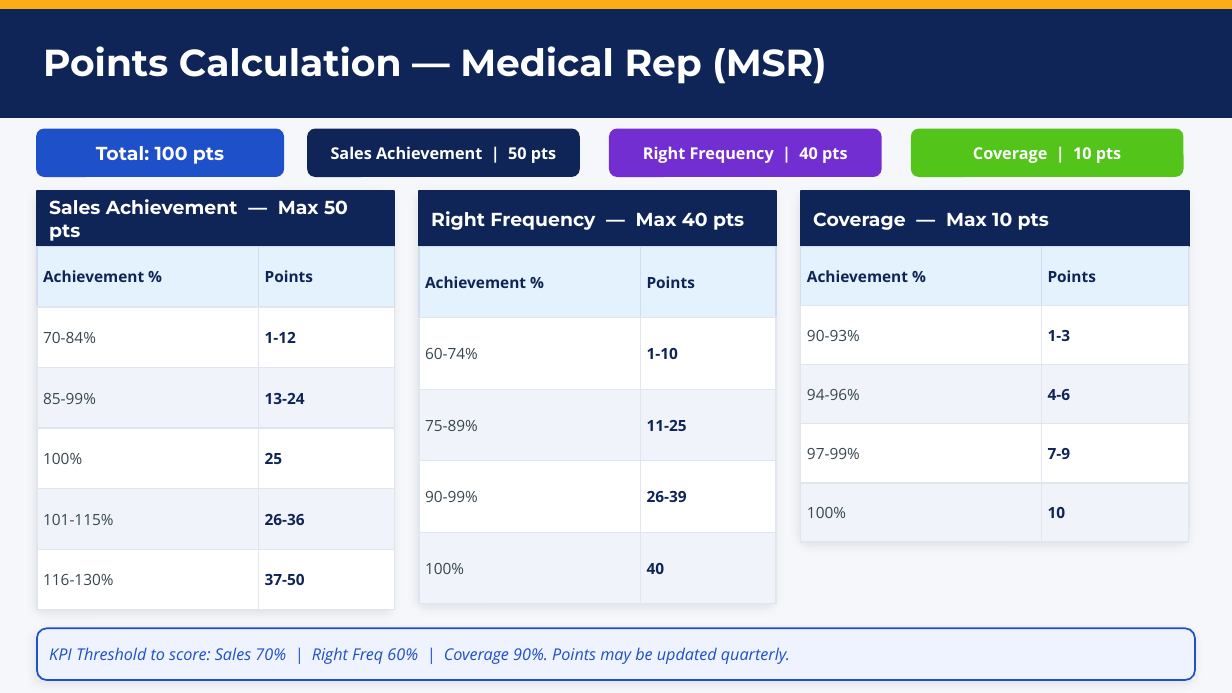
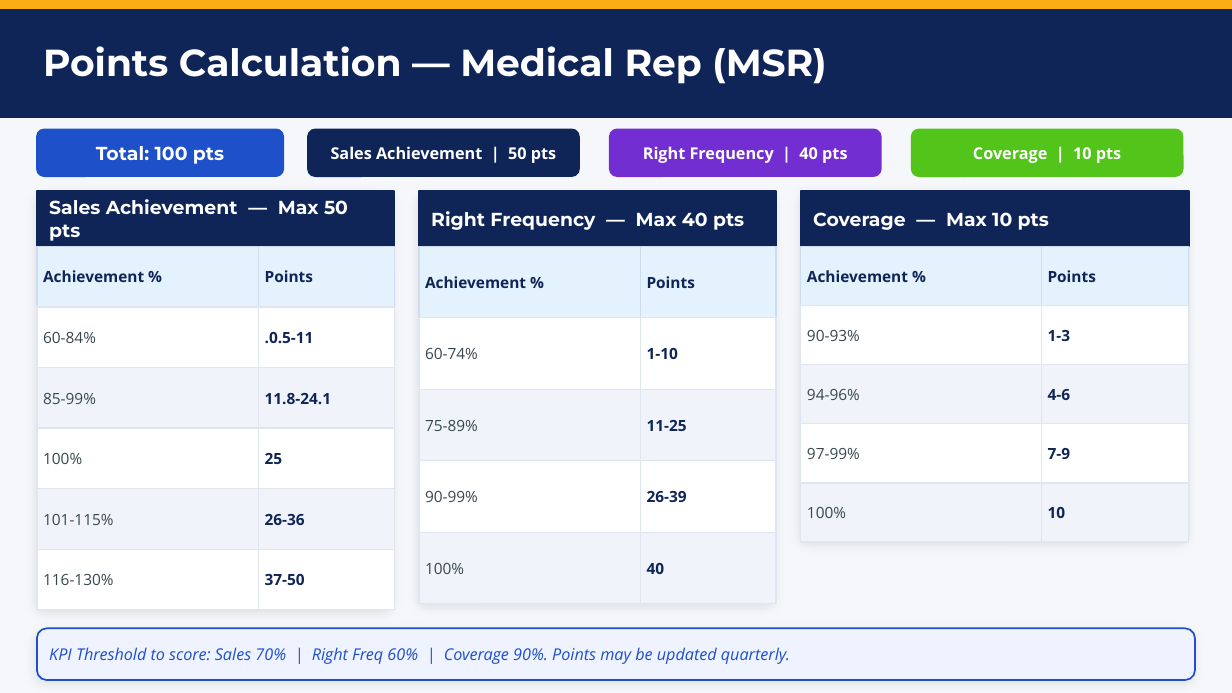
Before and after one commit to ahmedabdallahsfe-ai/zeta-intel-dashboard, a slide deck: slide 6 of zeta sprint/Zeta_Sprint_2026_Complete.pptx (slide 5 before the commit). Drawn at 1232x693 pixels with LibreOffice and Linux fonts; fonts in the diff are those of the drawing. Boxes give left, top, right and bottom in pixels: in the first picture for what was removed or moved away, otherwise in the second. Text is boxed around its words. In the diff, an @@ line names an element or a change of style, - is before the commit and + after.

```diff
--- a/zeta sprint/Zeta_Sprint_2026_Complete.pptx
+++ b/zeta sprint/Zeta_Sprint_2026_Complete.pptx
@@ text at <box>43,332,96,343</box>: text changed @@
-70-84%
+60-84%
@@ text at <box>265,332,314,343</box>: text changed @@
-1-12
+.0.5-11
@@ text at <box>265,393,332,404</box>: text changed @@
-13-24
+11.8-24.1
```
Also in this commit, not shown: 2 other slides changed, 51 other files.
